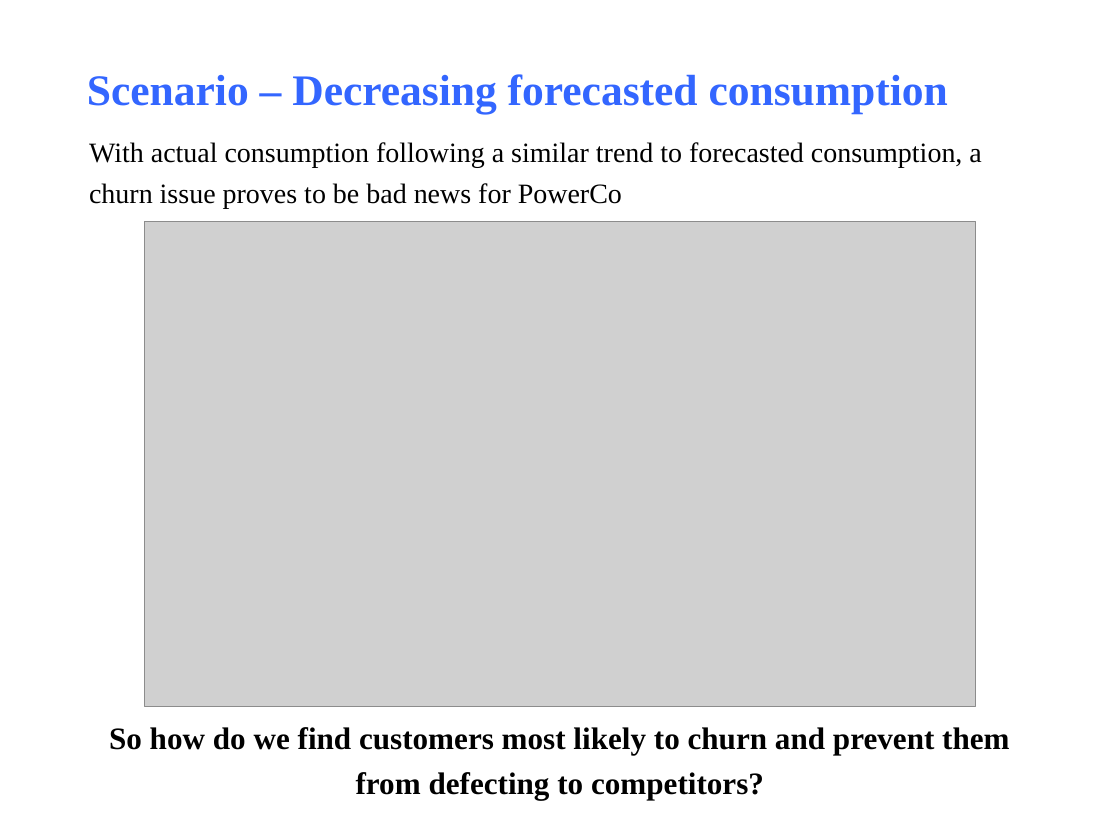
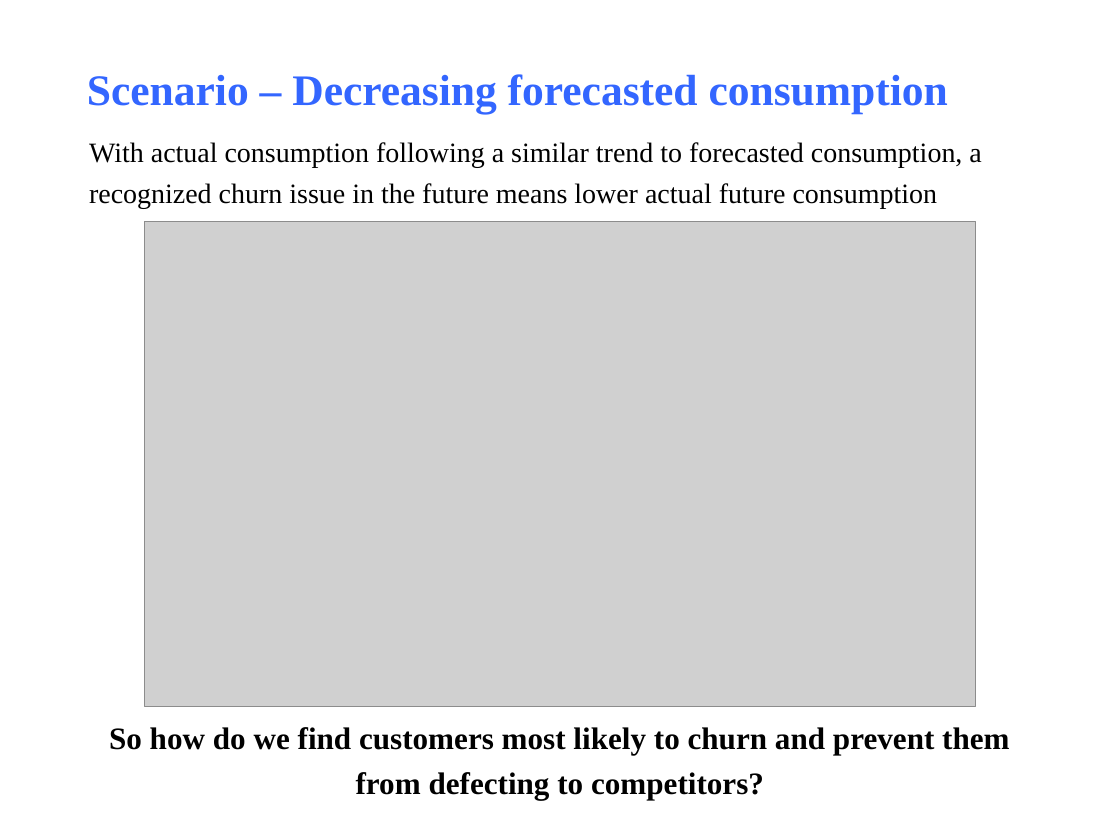
Before and after one commit to sgoenka/bcggamma, a slide deck: slide 3 of bcggamma_ppt.pptx. Drawn at 1120x840 pixels with LibreOffice and Linux fonts; fonts in the diff are those of the drawing; grey boxes stand for pictures. Boxes give left, top, right and bottom in pixels: in the first picture for what was removed or moved away, otherwise in the second. Text is boxed around its words. In the diff, an @@ line names an element or a change of style, - is before the commit and + after.

```diff
--- a/bcggamma_ppt.pptx
+++ b/bcggamma_ppt.pptx
@@ text at [89,142,981,208]: text changed @@
-With actual consumption following a similar trend to forecasted consumption, a churn issue proves to be bad news for PowerCo
+With actual consumption following a similar trend to forecasted consumption, a recognized churn issue in the future means lower actual future consumption
```
Also in this commit, not shown: 5 other slides changed, 3 other files.
